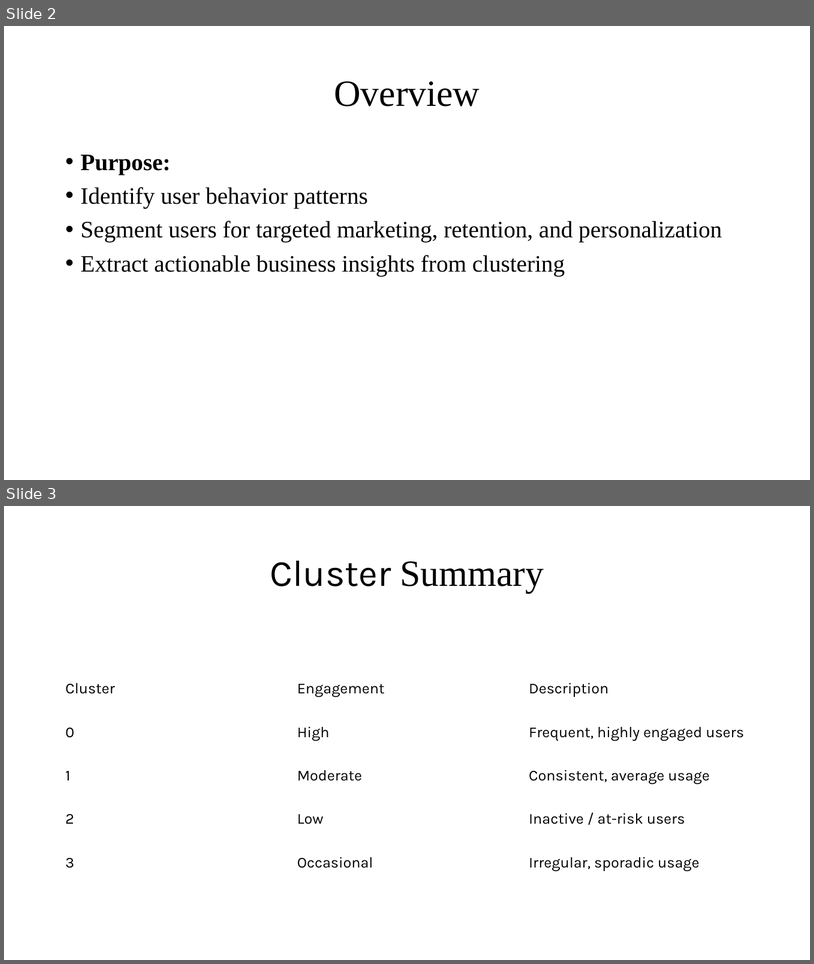
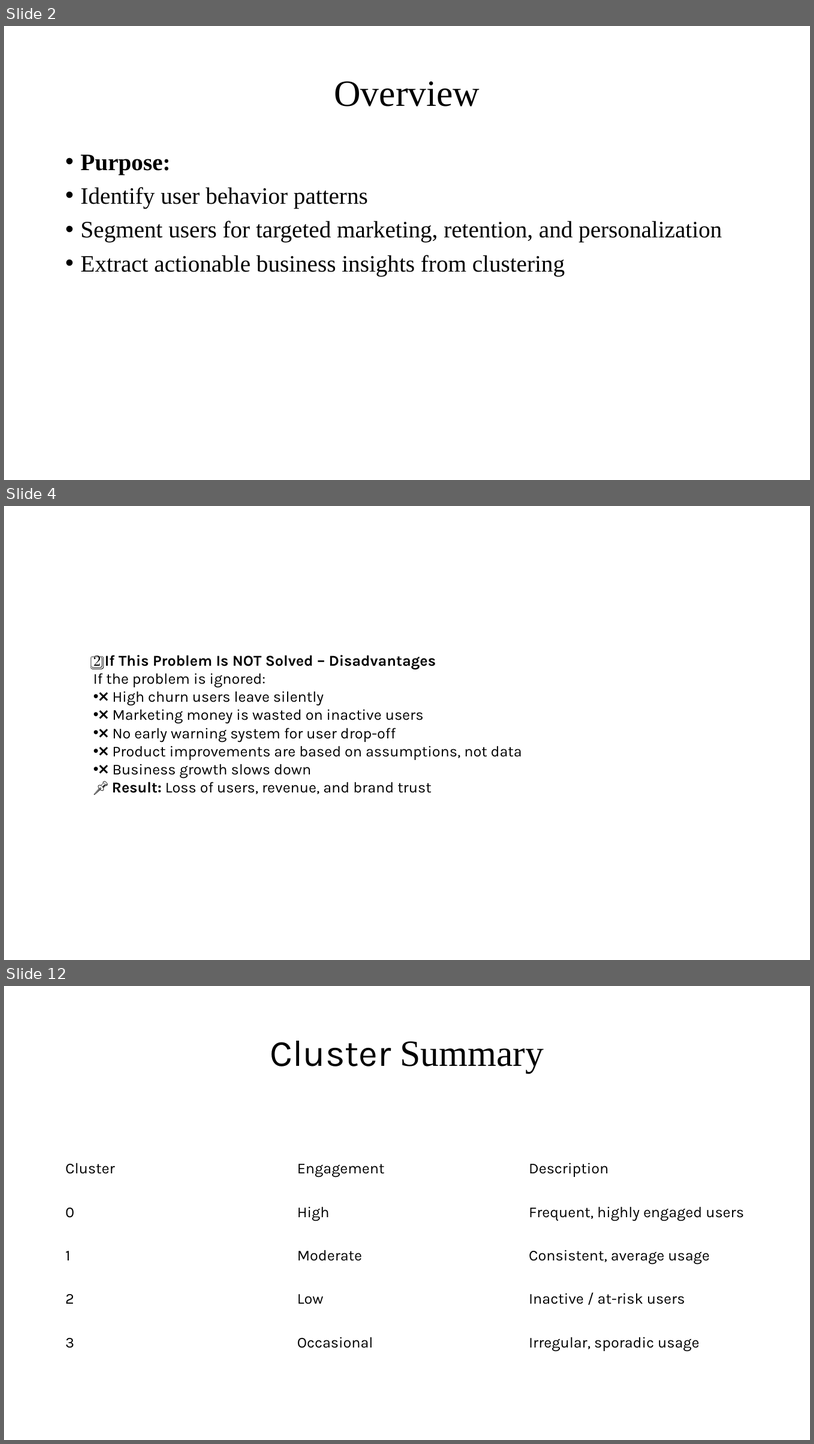
Before and after one commit to lakshmigojanece/-App-User-Behavior-Segmentation-Using-Unsupervised-Machine-Learning, a slide deck: App User Behavior Segmentation Using Unsupervised Machine Learning.ppt.pptx. Shown one above the other, each under a label of ours: slides 2 and 3 before the commit, slides 2, 4 and 12 after it; the slides between them are not shown. The pictures are 814x964 and 814x1444 pixels, drawn with LibreOffice and Linux fonts; fonts in the diff are those of the drawing. Boxes give left, top, right and bottom in pixels: in the first picture for what was removed or moved away, otherwise in the second. Text is boxed around its words. In the diff, an @@ line names an element or a change of style, - is before the commit and + after.

```diff
--- a/App User Behavior Segmentation Using Unsupervised Machine Learning.ppt.pptx
+++ b/App User Behavior Segmentation Using Unsupervised Machine Learning.ppt.pptx
@@ slide 4 added at bbox=[4, 506, 810, 960], background #FFFFFF @@
@@ text added at bbox=[93, 655, 522, 794], 18 pt, text #000000 @@
+2️⃣ If This Problem Is NOT Solved – Disadvantages
+If the problem is ignored:
+• ❌ High churn users leave silently
+• ❌ Marketing money is wasted on inactive users
+• ❌ No early warning system for user drop-off
+• ❌ Product improvements are based on assumptions, not data
+• ❌ Business growth slows down
+📌 Result: Loss of users, revenue, and brand trust
@@ what was slide 3 is now slide 12 @@
```
Also in this commit, not shown: 8 other slides added.
